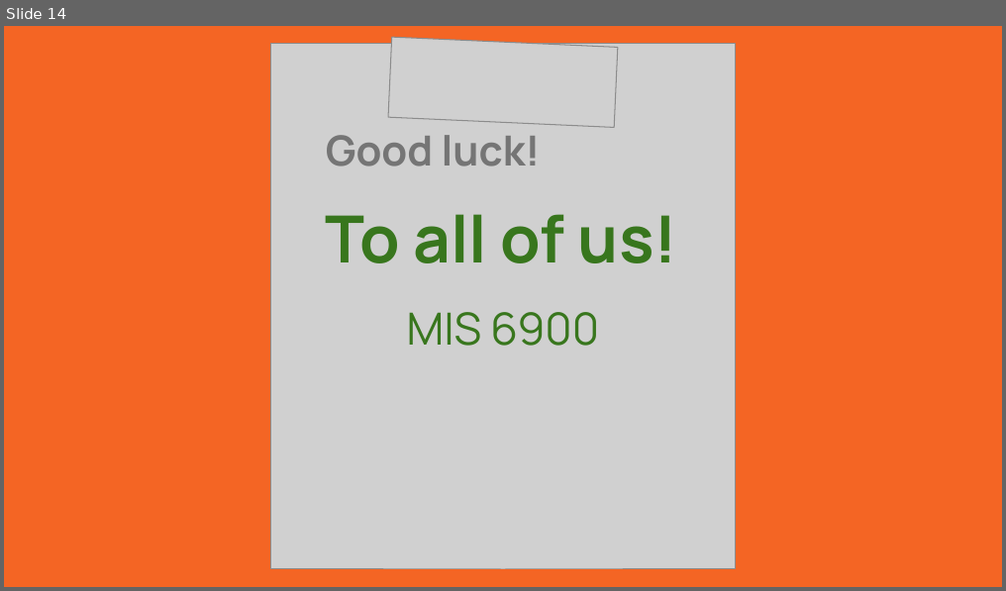
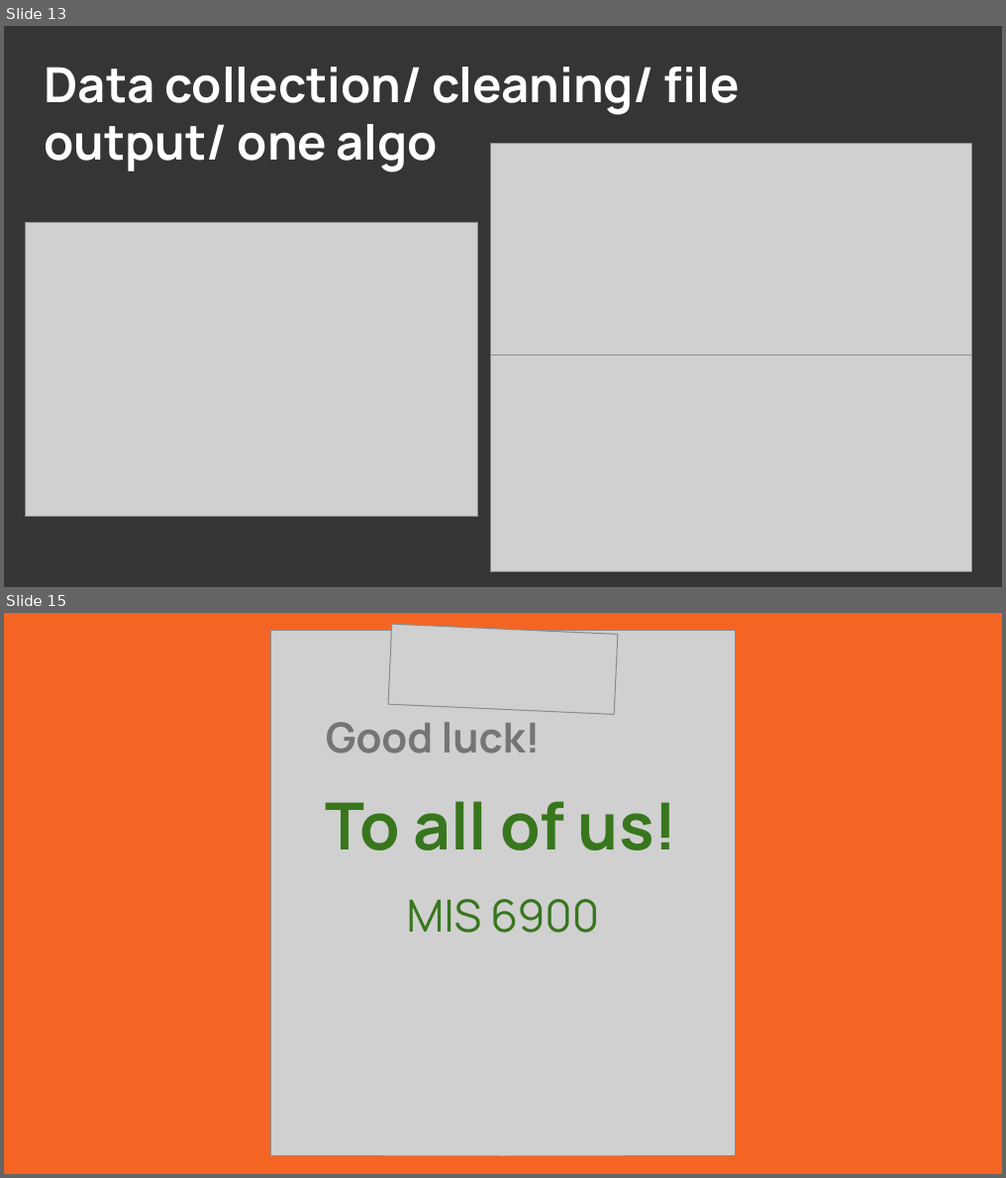
Before and after one commit to iaxat/mmis6900_project, a slide deck: sprint_2/mmis presentation (1).pptx. Shown one above the other, each under a label of ours: slide 14 before the commit, slides 13 and 15 after it; the slides between them are not shown. The pictures are 1006x591 and 1006x1178 pixels, drawn with LibreOffice and Linux fonts; fonts in the diff are those of the drawing; grey boxes stand for pictures. Boxes give left, top, right and bottom in pixels: in the first picture for what was removed or moved away, otherwise in the second. Text is boxed around its words. In the diff, an @@ line names an element or a change of style, - is before the commit and + after.

```diff
--- a/sprint_2/mmis presentation (1).pptx
+++ b/sprint_2/mmis presentation (1).pptx
@@ slide 13 added at bbox=[4, 26, 1002, 587], background #353535 @@
@@ title added at bbox=[45, 67, 740, 173], 35 pt, text #FFFFFF, bold @@
+Data collection/ cleaning/ file output/ one algo
@@ line added from (51, 71) to (71, 71), #FFFFFF 1.5 pt @@
@@ picture added at bbox=[490, 144, 972, 356] @@
@@ picture added at bbox=[25, 223, 478, 517] @@
@@ picture added at bbox=[490, 356, 972, 571] @@
@@ what was slide 14 is now slide 15 @@
```
Also in this commit, not shown: 2 slides changed, 2 other slides added, 2 slides removed.
